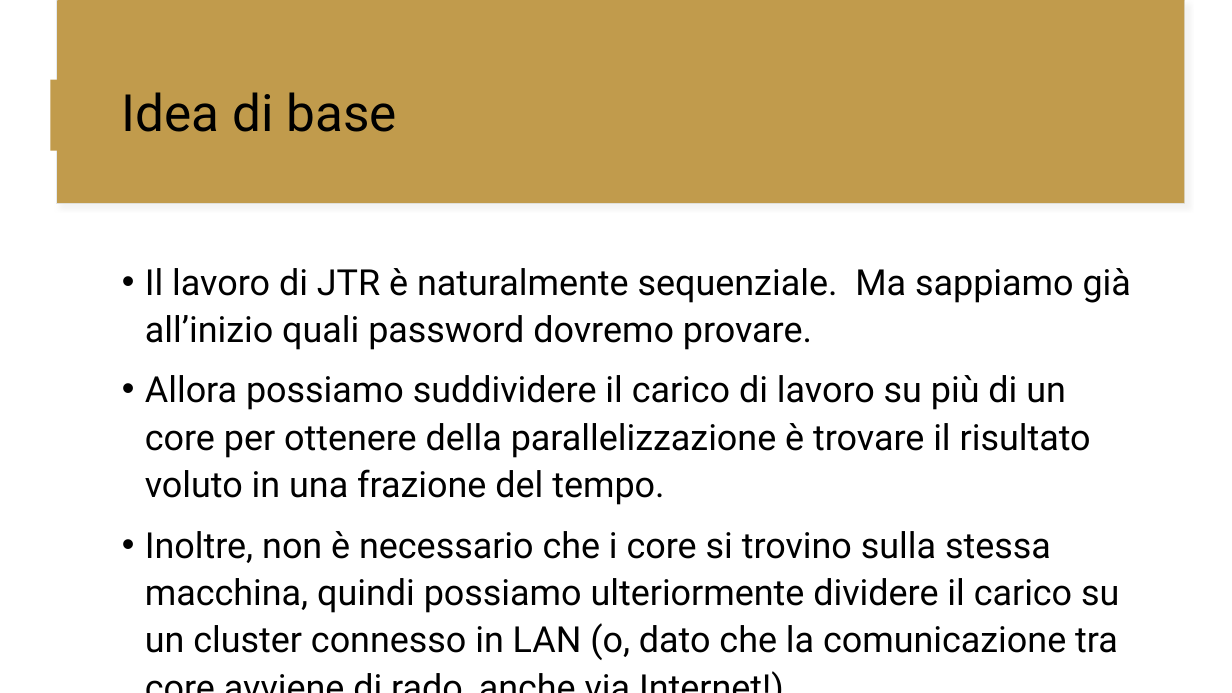
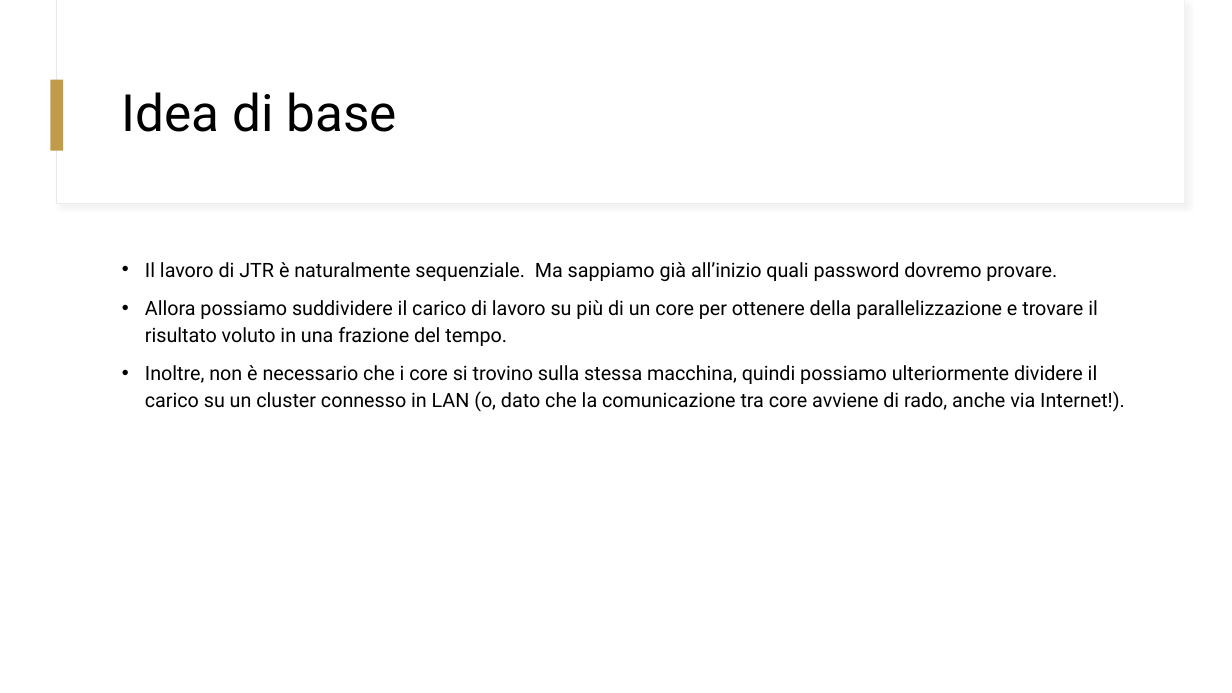
Before and after one commit to GiorgioBelli/npJohn, a slide deck: slide 3 of docs/NPJohn.pptx. Drawn at 1232x693 pixels with LibreOffice and Linux fonts; fonts in the diff are those of the drawing. Boxes give left, top, right and bottom in pixels: in the first picture for what was removed or moved away, otherwise in the second. Text is boxed around its words. In the diff, an @@ line names an element or a change of style, - is before the commit and + after.

```diff
--- a/docs/NPJohn.pptx
+++ b/docs/NPJohn.pptx
@@ rectangle at [56,0,1185,204]: fill #C19B4C to #FFFFFF @@
@@ rectangle at [57,0,1185,203]: fill #C19B4C to #FFFFFF @@
@@ text at [145,262,1125,412]: size 28 to 15.4 pt in "Il lavoro di JTR è naturalmente sequenziale. ...", "Inoltre, non è necessario che i core ..." @@
@@ text at [145,300,1098,346]: text changed; size 28 to 15.4 pt @@
-• Allora possiamo suddividere il carico di lavoro su più di un core per ottenere della parallelizzazione è trovare il risultato voluto in una frazione del tempo.
+• Allora possiamo suddividere il carico di lavoro su più di un core per ottenere della parallelizzazione e trovare il risultato voluto in una frazione del tempo.
```
Also in this commit, not shown: 6 other slides changed, 1 slide added, 3 slides removed, 2 other files.
